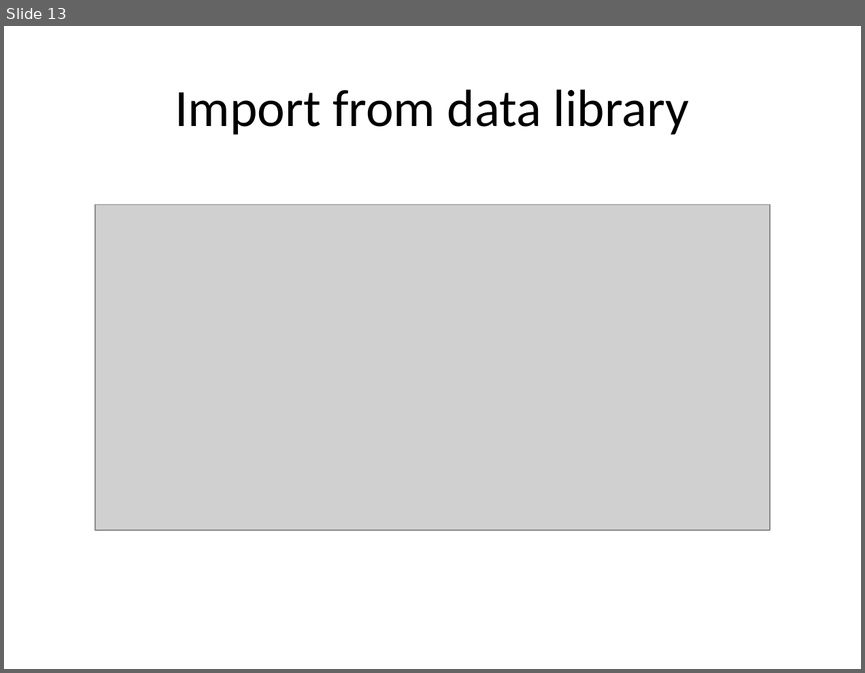
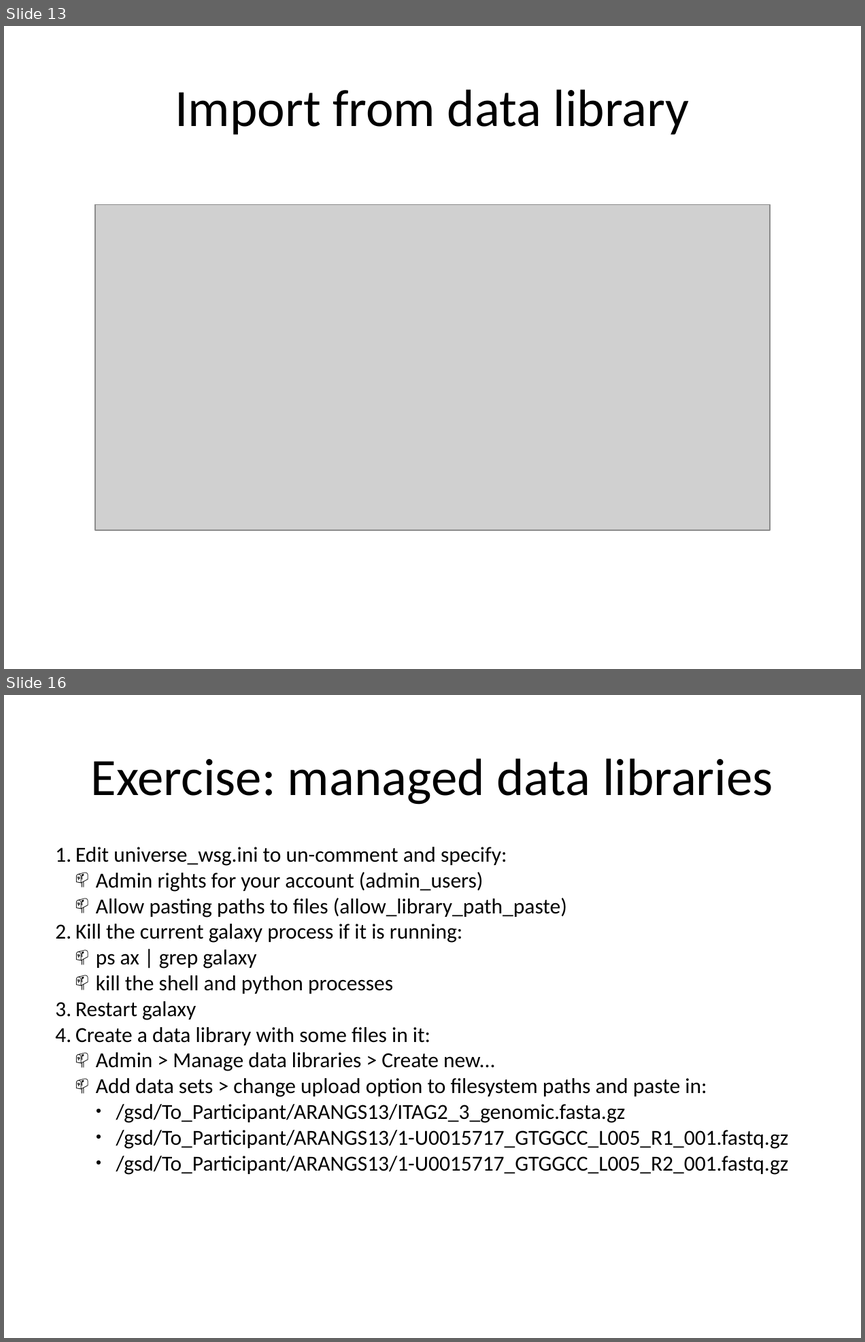
Before and after one commit to naturalis/arangs, a slide deck: doc/slides/day4/session2/DataSharing.pptx. Shown one above the other, each under a label of ours: slide 13 before the commit, slides 13 and 16 after it; the slides between them are not shown. The pictures are 865x673 and 865x1342 pixels, drawn with LibreOffice and Linux fonts; fonts in the diff are those of the drawing; grey boxes stand for pictures. Boxes give left, top, right and bottom in pixels: in the first picture for what was removed or moved away, otherwise in the second. Text is boxed around its words. In the diff, an @@ line names an element or a change of style, - is before the commit and + after.

Commit message:
updated slides to set up and configure a local galaxy

```diff
--- a/doc/slides/day4/session2/DataSharing.pptx
+++ b/doc/slides/day4/session2/DataSharing.pptx
@@ slide 16 added at bbox=[4, 695, 861, 1338], background #FFFFFF @@
@@ text added at bbox=[91, 758, 773, 804], 44 pt, text #000000 @@
+Exercise: managed data libraries
@@ text added at bbox=[75, 847, 789, 1174], 18 pt, text #000000 @@
+1. Edit universe_wsg.ini to un-comment and specify:
+  📫 Admin rights for your account (admin_users)
+  📫 Allow pasting paths to files (allow_library_path_paste)
+2. Kill the current galaxy process if it is running:
+  📫 ps ax | grep galaxy
+  📫 kill the shell and python processes
+3. Restart galaxy
+4. Create a data library with some files in it:
+  📫 Admin > Manage data libraries > Create new...
+  📫 Add data sets > change upload option to filesystem paths and paste in:
+    ● /gsd/To_Participant/ARANGS13/ITAG2_3_genomic.fasta.gz
+    ● /gsd/To_Participant/ARANGS13/1-U0015717_GTGGCC_L005_R1_001.fastq.gz
+    ● /gsd/To_Participant/ARANGS13/1-U0015717_GTGGCC_L005_R2_001.fastq.gz
```
Also in this commit, not shown: 8 slides changed, 1 slide removed, 1 other file.
